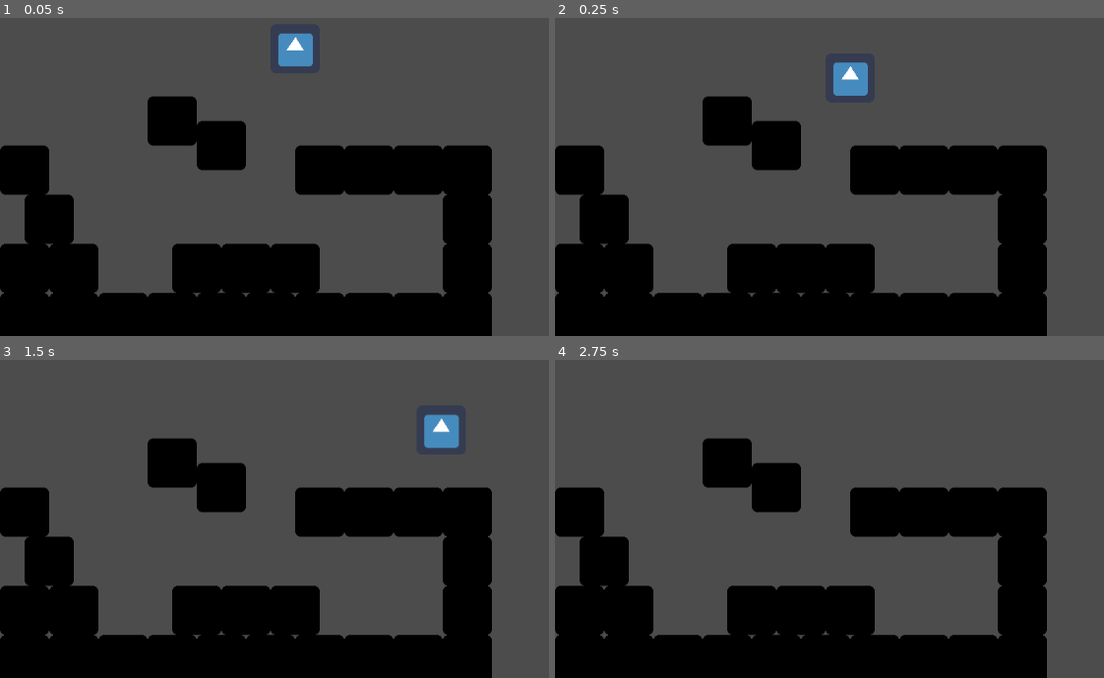
Above: before the commit, frames 1-4 (two rows, left to right).
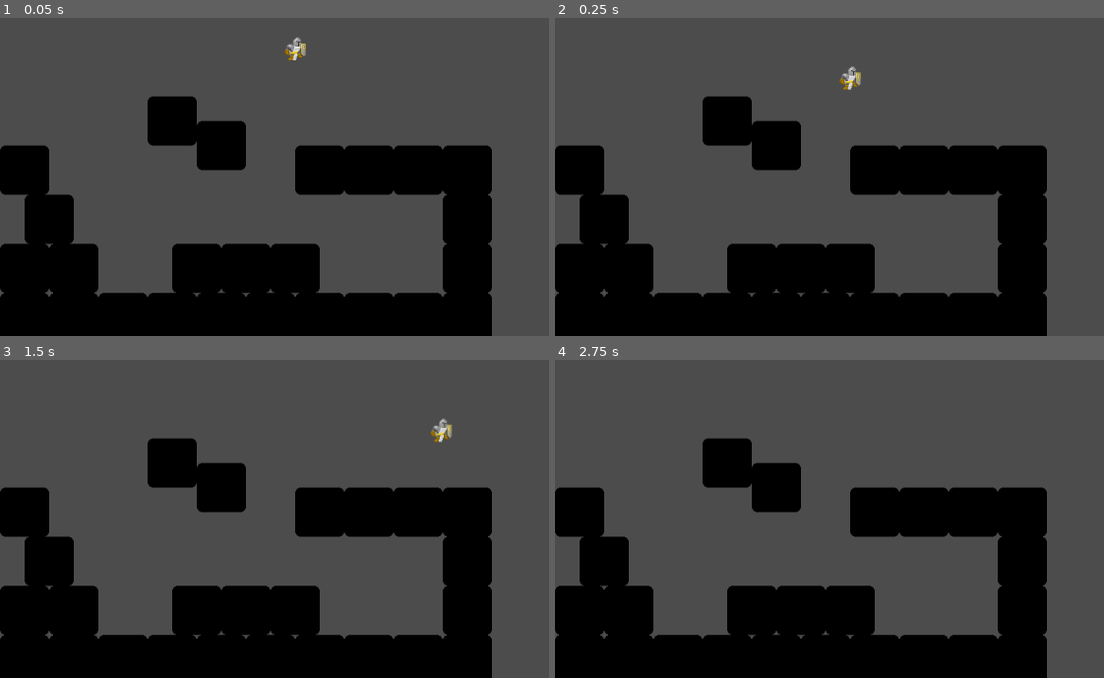
Above: after the commit, the same moments.

Repository: Pabastion/not-a-rogue-like
Game: Godot game, scene res://KinematicBody2D.tscn
The game is run twice, just before and just after one commit, with the same random seed, the same clock (stepped at 60 frames per second) and the same inputs. The engine's default icon, where the game draws it, is replaced by a stand-in: a white triangle on a blue panel in a dark square.
Inputs:
- Up to frame 1 (0.05 s): no input
- Up to frame 2 (0.25 s): no input
- Up to frame 3 (1.5 s): hold Right (ui_right) from 0.53 s (still down); tap Up (ui_up) at 0.77 s
- Up to frame 4 (2.75 s): tap Up (ui_up) at 1.52 s; release Right (ui_right) at 2.03 s; hold Left (ui_left) from 2.03 s (still down)

The runs differ from the first frame. In frame 1, 0.7% of the frame differs, in the area x 50-57%, y 4-16%; in frame 2, 0.7%; in frame 3, 0.7%, in the area x 77-84%, y 17-28%; in frame 4, nothing differs.

Commit message:
New sprite and animation
Added knight sprite and change of states whem moving left or right

Diff:
--- /dev/null
+++ b/src/AnimatedSprite.gd
@@ -0,0 +1,10 @@
+extends AnimatedSprite
+
+func _process(delta):
+
+	if Input.is_action_pressed("ui_right"):
+		set_flip_h(false)
+
+	elif Input.is_action_pressed("ui_left"):
+		set_flip_h(true)
+	pass
--- a/src/KinematicBody2D.tscn
+++ b/src/KinematicBody2D.tscn
@@ -1,18 +1,35 @@
-[gd_scene load_steps=5 format=2]
+[gd_scene load_steps=13 format=2]
 
 [ext_resource path="res://icon.png" type="Texture" id=1]
 [ext_resource path="res://KinematicBody2D2.gd" type="Script" id=2]
-
-[sub_resource type="RectangleShape2D" id=2]
+[ext_resource path="res://knight_moveR/tile000.png" type="Texture" id=3]
+[ext_resource path="res://knight_moveR/tile001.png" type="Texture" id=4]
+[ext_resource path="res://knight_moveR/tile002.png" type="Texture" id=5]
+[ext_resource path="res://knight_moveR/tile003.png" type="Texture" id=6]
+[ext_resource path="res://knight_moveR/tile004.png" type="Texture" id=7]
+[ext_resource path="res://knight_moveR/tile005.png" type="Texture" id=8]
+[ext_resource path="res://AnimatedSprite.gd" type="Script" id=9]
+
+[sub_resource type="RectangleShape2D" id=1]
 
 custom_solver_bias = 0.0
 extents = Vector2( 10, 10 )
 
-[sub_resource type="RectangleShape2D" id=1]
+[sub_resource type="RectangleShape2D" id=2]
 
 custom_solver_bias = 0.0
 extents = Vector2( 10, 10 )
 
+[sub_resource type="SpriteFrames" id=3]
+
+animations = [ {
+"frames": [ ExtResource( 3 ), ExtResource( 4 ), ExtResource( 5 ), ExtResource( 6 ), ExtResource( 7 ), ExtResource( 8 ) ],
+"loop": true,
+"name": "default",
+"speed": 5.0
+} ]
+_sections_unfolded = [ "Resource" ]
+
 [node name="Node2D" type="Node2D" index="0"]
 
 position = Vector2( 384, 224 )
@@ -685,9 +702,9 @@
 [node name="CollisionShape2D" type="CollisionShape2D" parent="KinematicBody2D2" index="0"]
 
 scale = Vector2( 2.46154, 2.46154 )
-shape = SubResource( 1 )
-
-[node name="KinematicBody2D" type="KinematicBody2D" parent="KinematicBody2D2/CollisionShape2D" index="0"]
+shape = SubResource( 2 )
+
+[node name="Knight" type="KinematicBody2D" parent="KinematicBody2D2/CollisionShape2D" index="0"]
 
 scale = Vector2( 0.40625, 0.40625 )
 input_pickable = false
@@ -698,6 +715,10 @@
 "_edit_group_": true
 }
 
-[node name="Sprite" type="Sprite" parent="KinematicBody2D2/CollisionShape2D/KinematicBody2D" index="0"]
-
-texture = ExtResource( 1 )
+[node name="Sprite" type="Sprite" parent="KinematicBody2D2/CollisionShape2D/Knight" index="0"]
+
+[node name="AnimatedSprite" type="AnimatedSprite" parent="KinematicBody2D2/CollisionShape2D/Knight" index="1"]
+
+frames = SubResource( 3 )
+animation = "default"
+script = ExtResource( 9 )
Not shown: 25 places in src/KinematicBody2D.tscn that only renumber resources
Binary file added: src/knight_moveR/tile000.png
Not shown, added: src/knight_moveR/tile000.png.import
Binary file added: src/knight_moveR/tile001.png
Not shown, added: src/knight_moveR/tile001.png.import
Binary file added: src/knight_moveR/tile002.png
Not shown, added: src/knight_moveR/tile002.png.import
Binary file added: src/knight_moveR/tile003.png
Not shown, added: src/knight_moveR/tile003.png.import
Binary file added: src/knight_moveR/tile004.png
Not shown, added: src/knight_moveR/tile004.png.import
Binary file added: src/knight_moveR/tile005.png
(and 1 more such lines)
